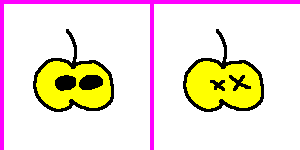
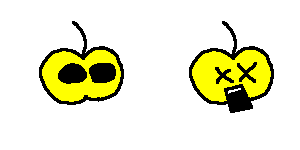
Comparing the layer stacks of the two 300x150 images. Changes:
showed "(optional) munch mouth", painted on it over [217, 84, 253, 113]
painted on "munch" over [33, 21, 274, 112]
hid "grid" over [0, 0, 300, 150]
